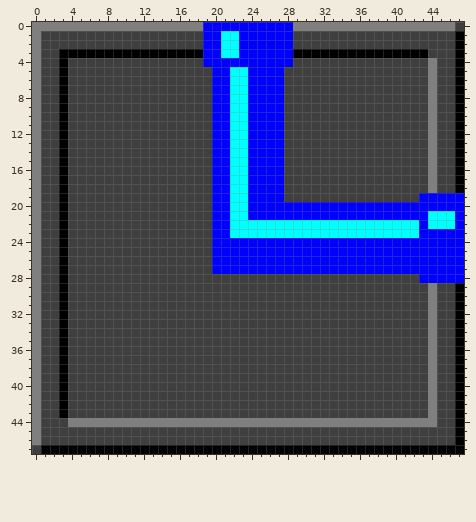
File history of a pixel-art sprite, zero/icons/48-on-h-v.png. This is how it looked before the edit.
The file is 48x48 pixels.
The same view after the edit:
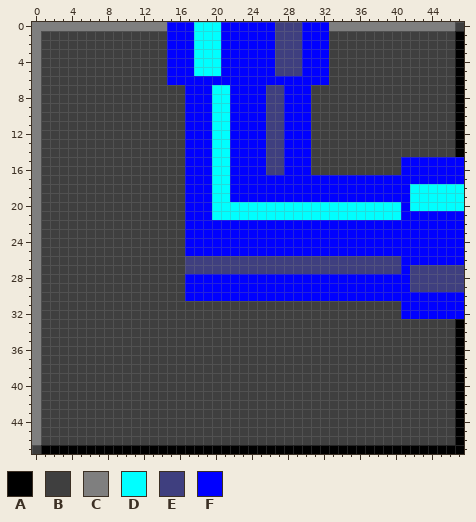
Palette (. is transparent): A #000000  B #3f3f3f  C #7f7f7f  D #00ffff  E #3f3f7f  F #0000ff
From old to new:
Changed rows in their new state; - is an unchanged pixel.
first column x 3:
 0 ------------FFFDDD------EEEFFF---------------
 1 ------------FFFDDDFF----EEEFFF---------------
 2 ------------FFFDDDFF----EEEFFF---------------
 3 BBBBBBBBBBBBFFFDDDFF----EEEFFFBBBBBBBBBBB----
 4 B-----------FFFDDD------EEEFFF-----------B---
 5 B-----------FFFDDD-FF---EEEFFF-----------B---
 6 B-----------FFFFF--FF----FFFFF-----------B---
 7 B-------------FFFDDFF--EEFFF-------------B---
 8 B-------------FFFDDFF--EEFFF-------------B---
 9 B-------------FFFDDFF--EEFFF-------------B---
10 B-------------FFFDDFF--EEFFF-------------B---
11 B-------------FFFDDFF--EEFFF-------------B---
12 B-------------FFFDDFF--EEFFF-------------B---
13 B-------------FFFDDFF--EEFFF-------------B---
14 B-------------FFFDDFF--EEFFF-------------B---
15 B-------------FFFDDFF--EEFFF----------FFFFFFF
16 B-------------FFFDDFF--EEFFF----------FFFFFFF
17 B-------------FFFDDFF----FFFFFFFFFFFFFFFFFFFF
18 B-------------FFFDDFF----FFFFFFFFFFFFFFDDDDDD
19 B-------------FFFDDFF----FFFFFFFFFFFFFFDDDDDD
20 B-------------FFFDD--DDDDDDDDDDDDDDDDD-DDDDDD
21 B-------------FFFDD--DDDDDDDDDDDDDDDDD---FFF-
22 B-------------FFF--FFFFFFFFFFFFFFFFFFFFF-FFF-
23 B-------------FFF--FFFFFFFFFFFFFFFFFFFFF-----
24 B-------------FFF----------------------------
25 B-------------FFF----------------------------
26 B-------------EEEEEEEEEEEEEEEEEEEEEEEE-------
27 B-------------EEEEEEEEEEEEEEEEEEEEEEEE-EEEEEE
28 B-------------FFFFFFFFFFFFFFFFFFFFFFFFFEEEEEE
29 B-------------FFFFFFFFFFFFFFFFFFFFFFFFFEEEEEE
30 B-------------FFFFFFFFFFFFFFFFFFFFFFFFFFFFFFF
31 B-------------------------------------FFFFFFF
32 B-------------------------------------FFFFFFF
33 B----------------------------------------B---
34 B----------------------------------------B---
35 B----------------------------------------B---
36 B----------------------------------------B---
37 B----------------------------------------B---
38 B----------------------------------------B---
39 B----------------------------------------B---
40 B----------------------------------------B---
41 B----------------------------------------B---
42 B----------------------------------------B---
43 B----------------------------------------B---
44 -BBBBBBBBBBBBBBBBBBBBBBBBBBBBBBBBBBBBBBBBB---
Changed places in both pictures, as pixel boxes (x1, y1, x2, y2):
changed: (59, 22, 464, 427)
